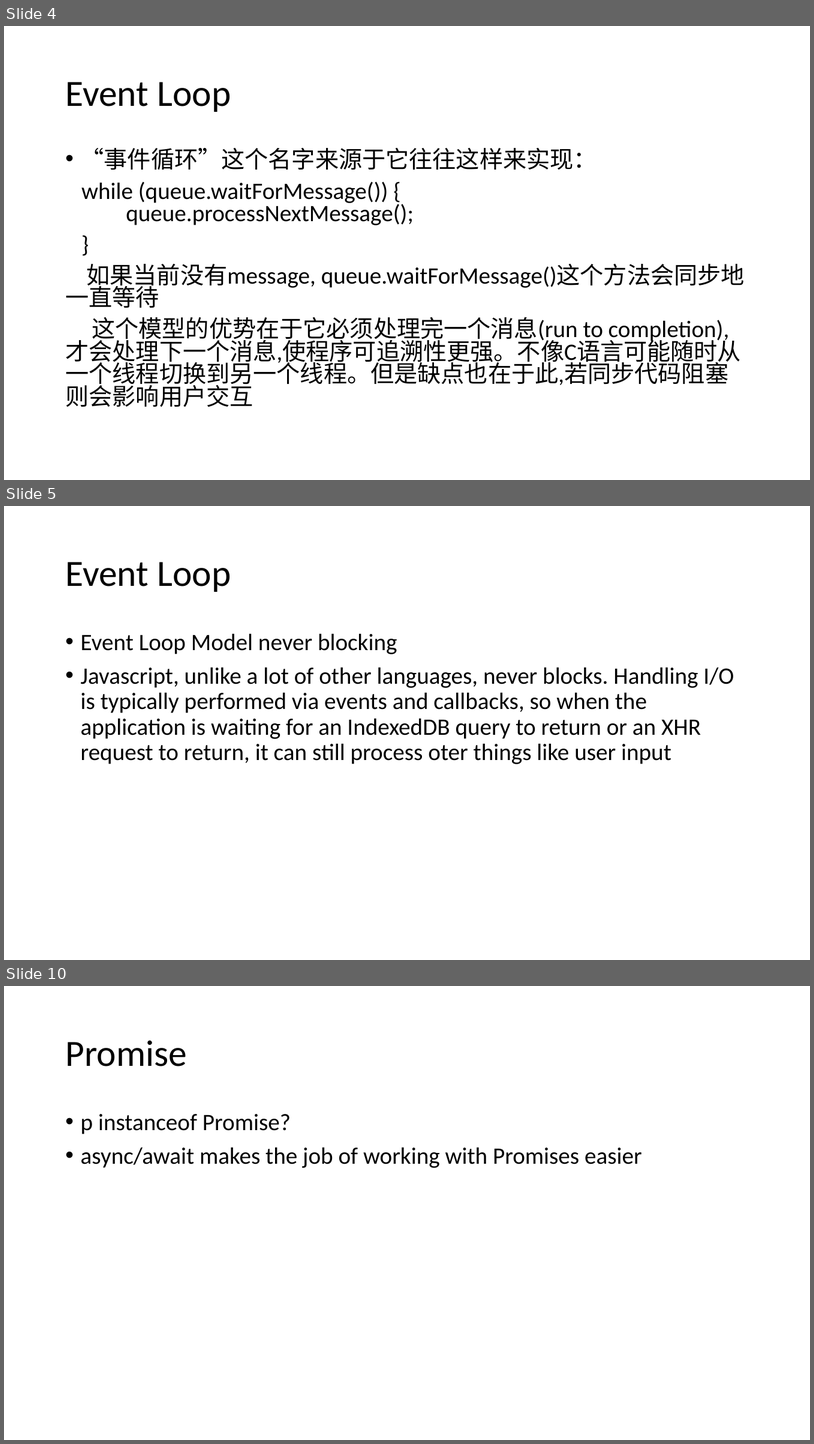
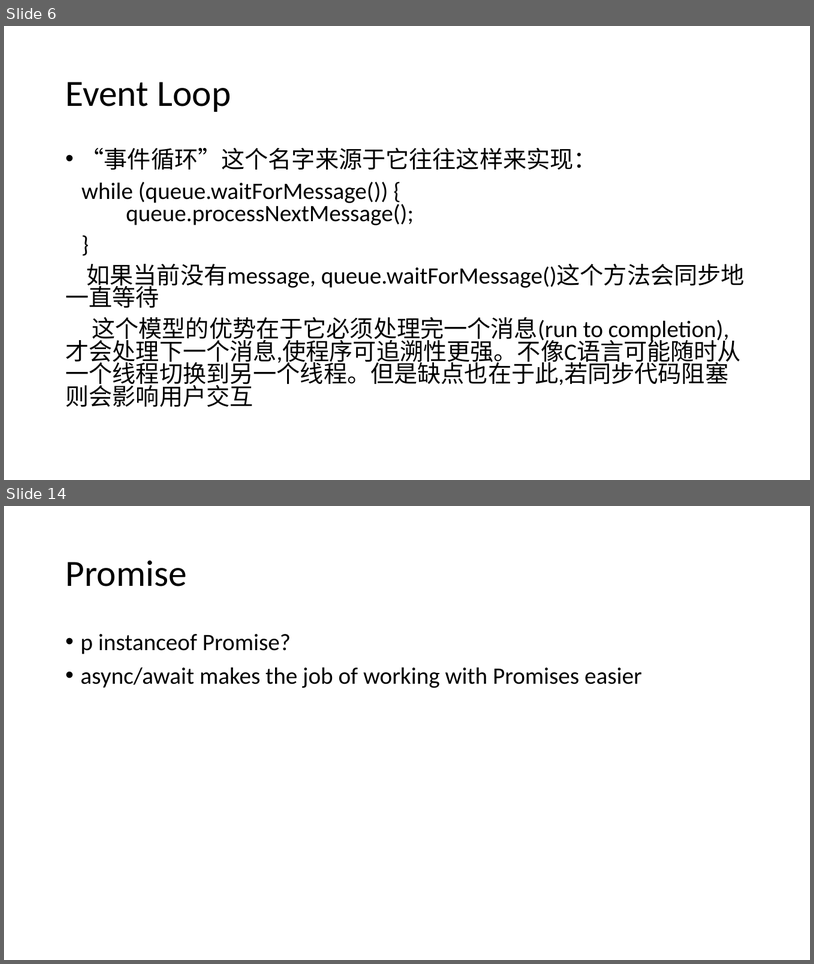
Before and after one commit to WHITE-ILMARE/Technique-Share, a slide deck: Deep Digging in Browser.pptx. Shown one above the other, each under a label of ours: slides 4, 5 and 10 before the commit, slides 6 and 14 after it; the slides between them are not shown. The pictures are 814x1444 and 814x964 pixels, drawn with LibreOffice and Linux fonts; fonts in the diff are those of the drawing. Boxes give left, top, right and bottom in pixels: in the first picture for what was removed or moved away, otherwise in the second. Text is boxed around its words. In the diff, an @@ line names an element or a change of style, - is before the commit and + after.

```diff
--- a/Deep Digging in Browser.pptx
+++ b/Deep Digging in Browser.pptx
@@ slide 5 removed at (4, 506, 810, 960), background #FFFFFF @@
@@ title removed at (65, 562, 231, 592) @@
-Event Loop
@@ text removed at (81, 633, 734, 764) @@
-• Event Loop Model never blocking
-• Javascript, unlike a lot of other languages, never blocks. Handling I/O is typically performed via events and callbacks, so when the application is waiting for an IndexedDB query to return or an XHR request to return, it can still process oter things like user input
@@ what was slide 4 is now slide 6 @@
@@ what was slide 10 is now slide 14 @@
```
Also in this commit, not shown: 1 slide changed, 10 slides added, 5 other slides removed, 1 other file.
